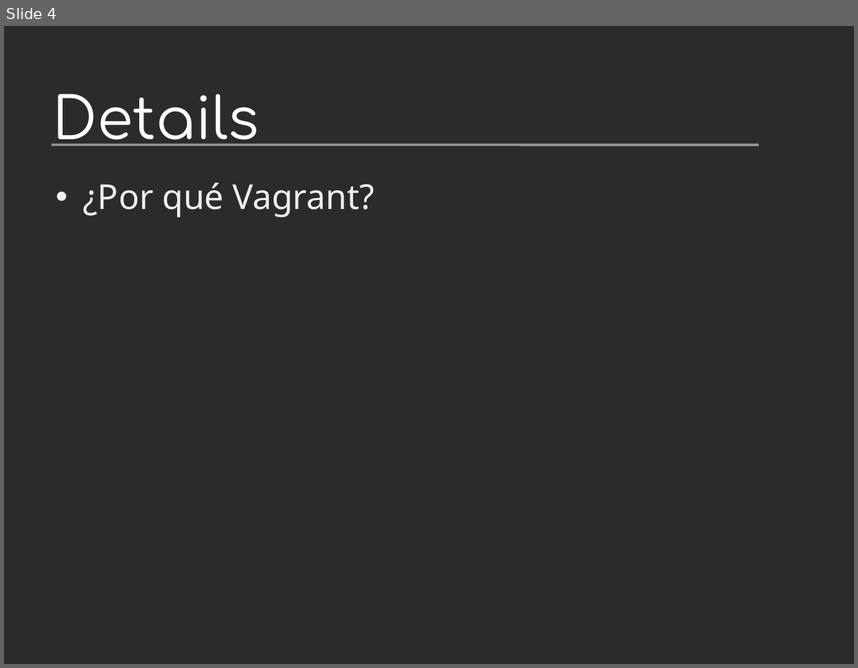
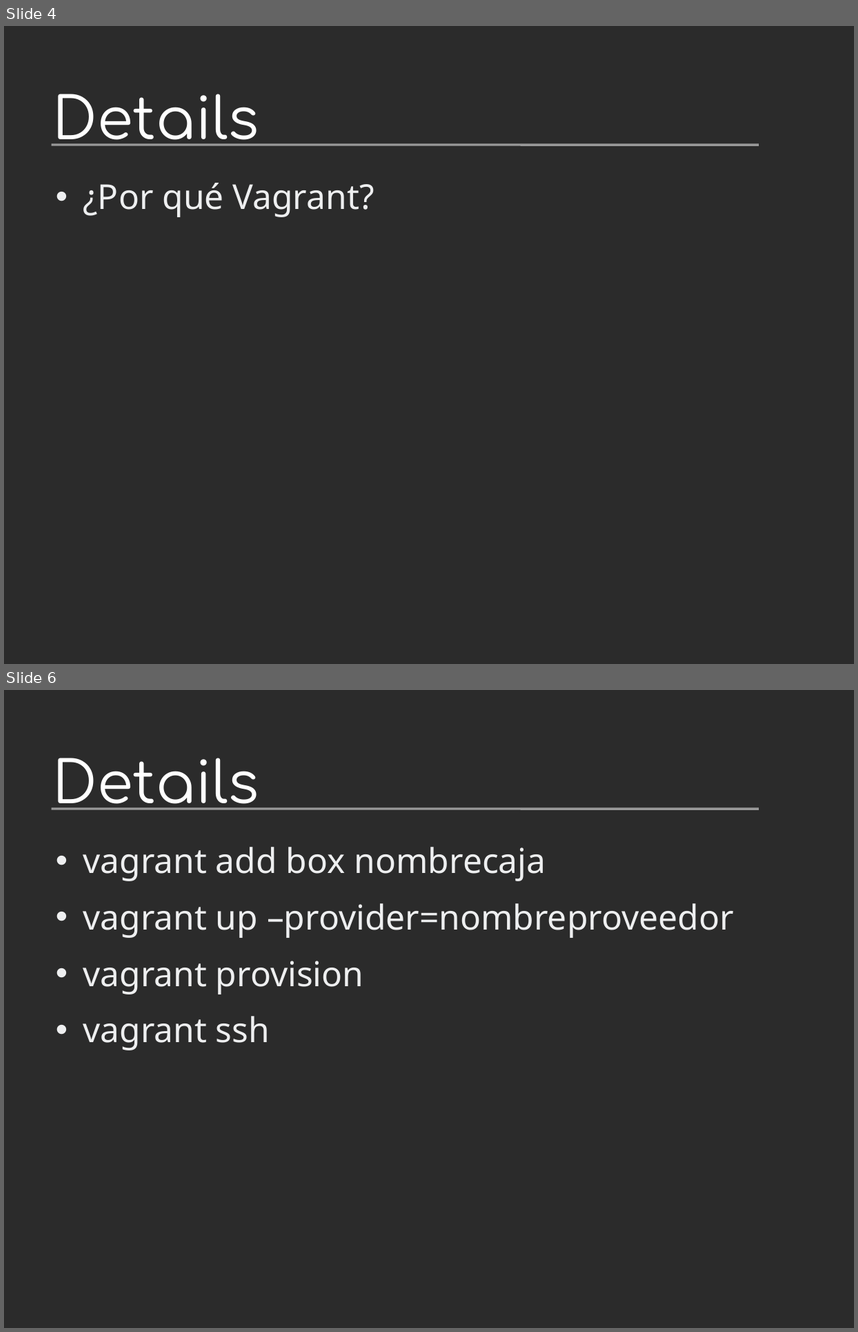
Before and after one commit to arielb2/vagrant, a slide deck: presentation/vagrant.odp. Shown one above the other, each under a label of ours: slide 4 before the commit, slides 4 and 6 after it; the slides between them are not shown. The pictures are 858x668 and 858x1332 pixels, drawn with LibreOffice and Linux fonts; fonts in the diff are those of the drawing; background and template pictures are left out; a plain dark background stands for a picture behind light text. Boxes give left, top, right and bottom in pixels: in the first picture for what was removed or moved away, otherwise in the second. Text is boxed around its words. In the diff, an @@ line names an element or a change of style, - is before the commit and + after.

```diff
--- a/presentation/vagrant.odp
+++ b/presentation/vagrant.odp
@@ slide 6 added at [4, 690, 854, 1328], background picture (left out); not listed: 1 template element that a slide beside it also shows @@
@@ title added at [53, 758, 259, 810], 54 pt, text #FFFFFF @@
+Details
@@ text added at [83, 847, 733, 1050], 32 pt, text #EEEFF0 @@
+• vagrant add box nombrecaja
+• vagrant up –provider=nombreproveedor
+• vagrant provision
+• vagrant ssh
```
Also in this commit, not shown: 4 slides changed, 1 slide removed.
